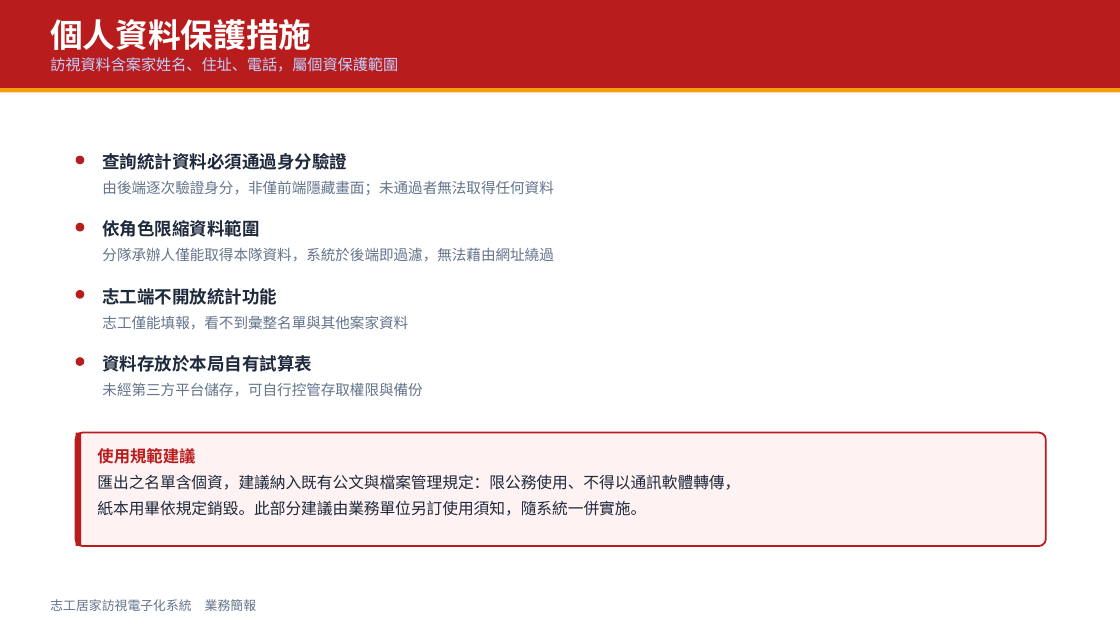
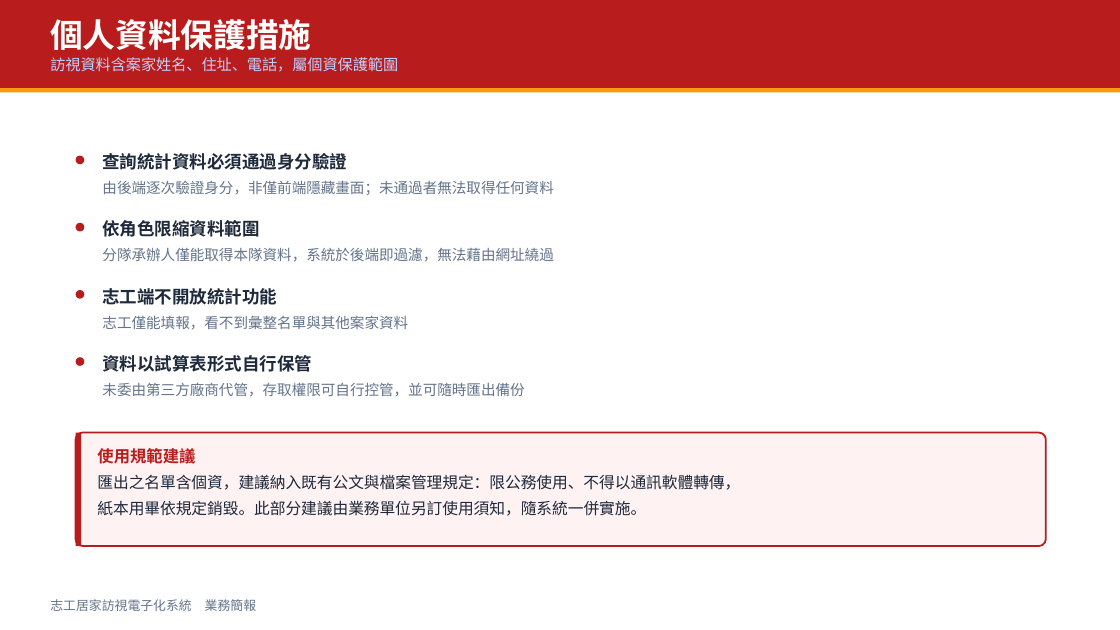
Before and after one commit to nttc5405-a11y/volunteer-visit-app, a slide deck: slide 12 of docs/志工訪視系統_業務簡報.pptx (slide 11 before the commit). Drawn at 1120x630 pixels with LibreOffice and Linux fonts; fonts in the diff are those of the drawing. Boxes give left, top, right and bottom in pixels: in the first picture for what was removed or moved away, otherwise in the second. Text is boxed around its words. In the diff, an @@ line names an element or a change of style, - is before the commit and + after.

```diff
--- a/docs/志工訪視系統_業務簡報.pptx
+++ b/docs/志工訪視系統_業務簡報.pptx
@@ text at box(102, 355, 524, 397): text changed @@
-資料存放於本局自有試算表
-未經第三方平台儲存，可自行控管存取權限與備份
+資料以試算表形式自行保管
+未委由第三方廠商代管，存取權限可自行控管，並可隨時匯出備份
```
Also in this commit, not shown: 2 other slides changed, 1 slide added, 1 other file.
